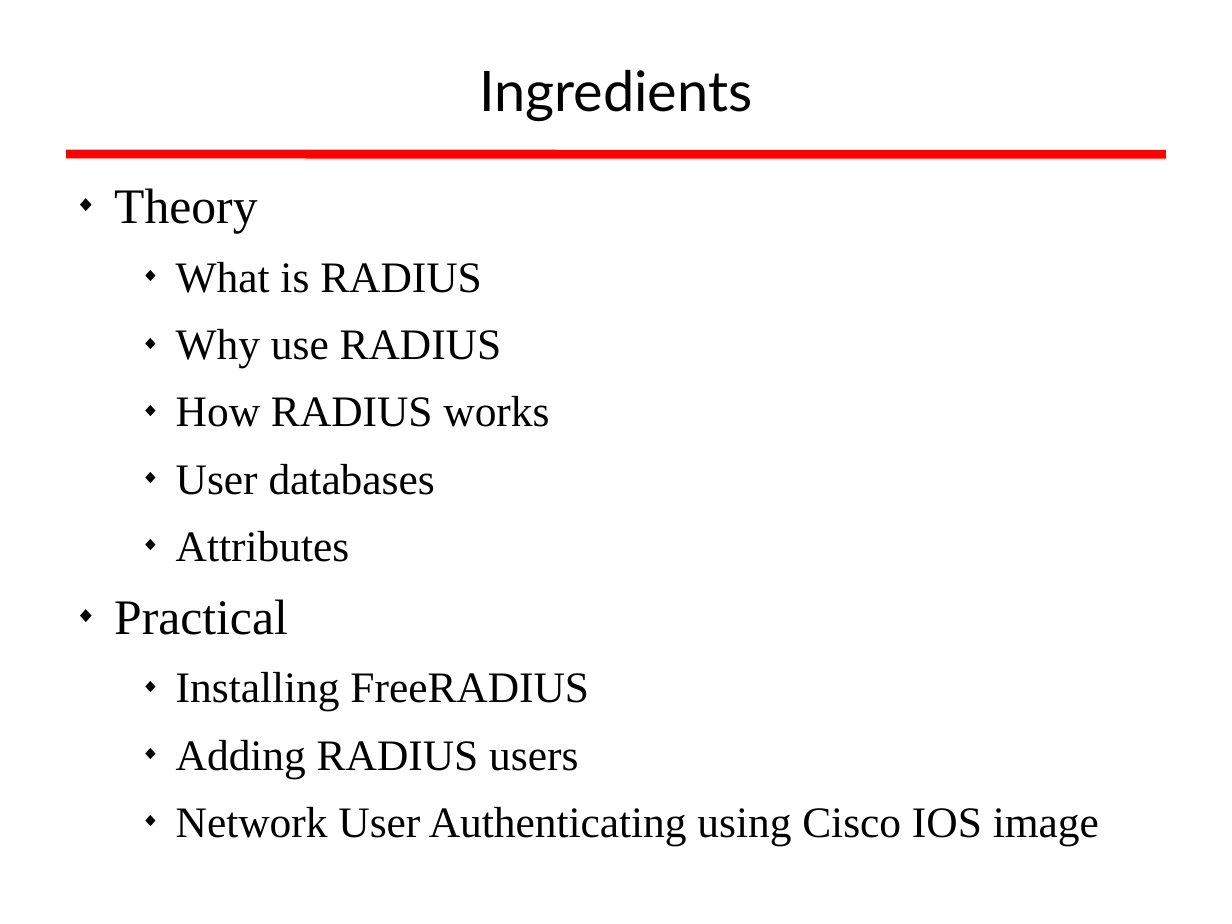
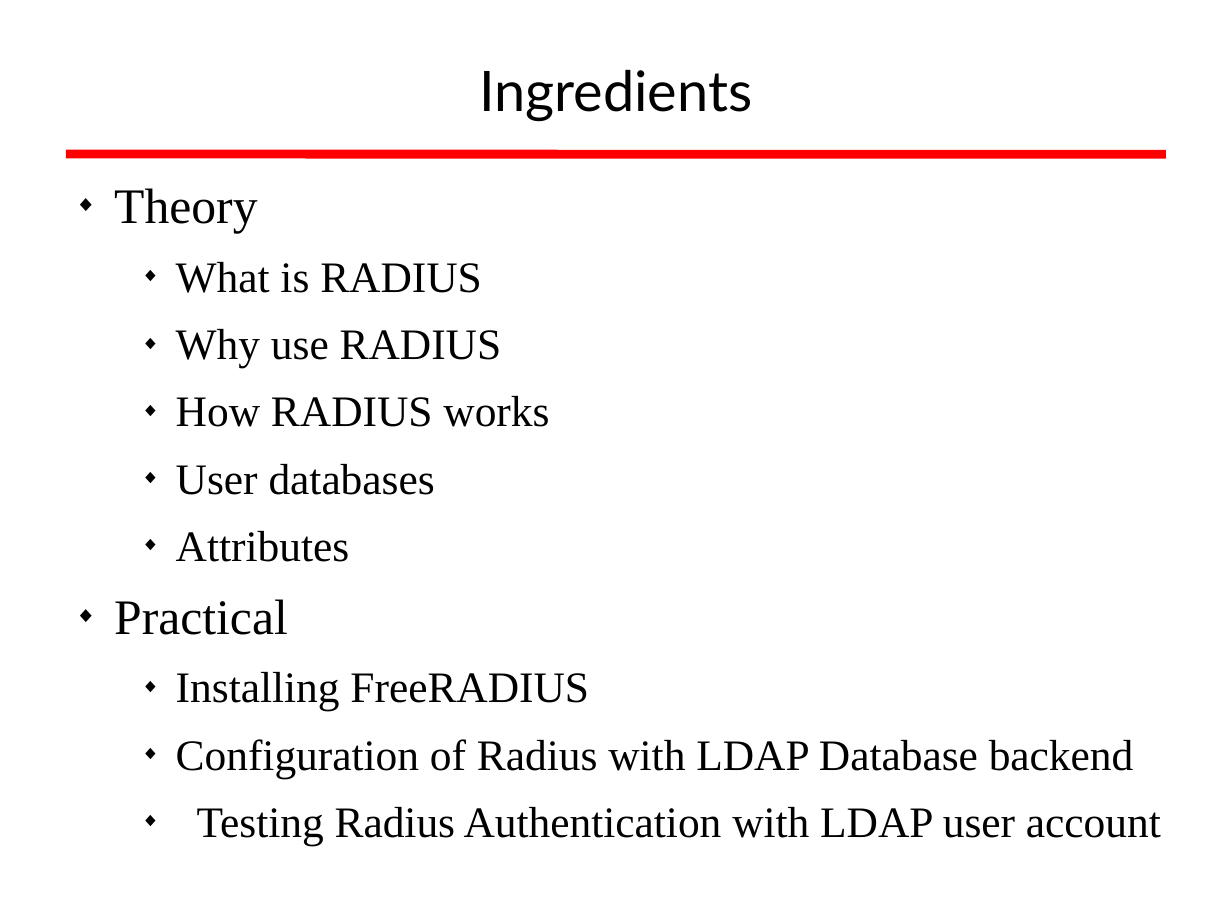
Before and after one commit to afnog/afnog.github.io, a slide deck: slide 2 of sse/radius/radius_presentation_2016.ppt. Drawn at 1232x924 pixels with LibreOffice and Linux fonts; fonts in the diff are those of the drawing; background and template pictures are left out. Boxes give left, top, right and bottom in pixels: in the first picture for what was removed or moved away, otherwise in the second. Text is boxed around its words. In the diff, an @@ line names an element or a change of style, - is before the commit and + after.

```diff
--- a/sse/radius/radius_presentation_2016.ppt
+++ b/sse/radius/radius_presentation_2016.ppt
@@ text at (176,739,1161,846): text changed @@
-  ◆ Adding RADIUS users
-  ◆ Network User Authenticating using Cisco IOS image
+  ◆ Configuration of Radius with LDAP Database backend
+  ◆ Testing Radius Authentication with LDAP user account
```
Also in this commit, not shown: 1 other slide changed, 23 other files.
